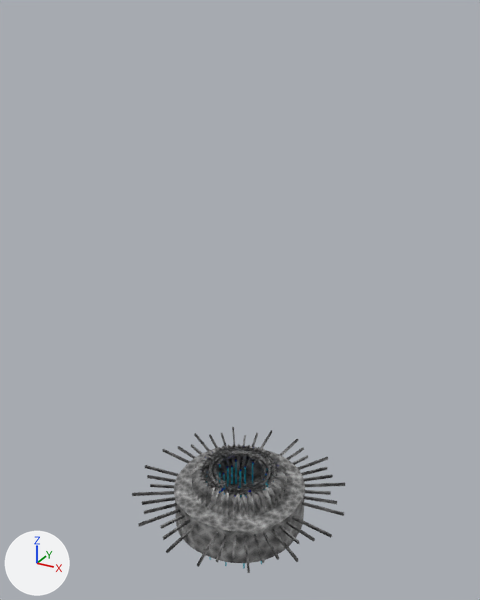
A saved change to the Blender file Assets/MOON TEMPLE.blend.
Rendered twice from a 50 mm camera at (135.7, -246.4, 256.9) aimed at (-1.9, 3.8, 131.9). Every picture has the same lights, and +X, +Y and +Z are marked at lower left.

Objects in the first picture: 'Temple'.
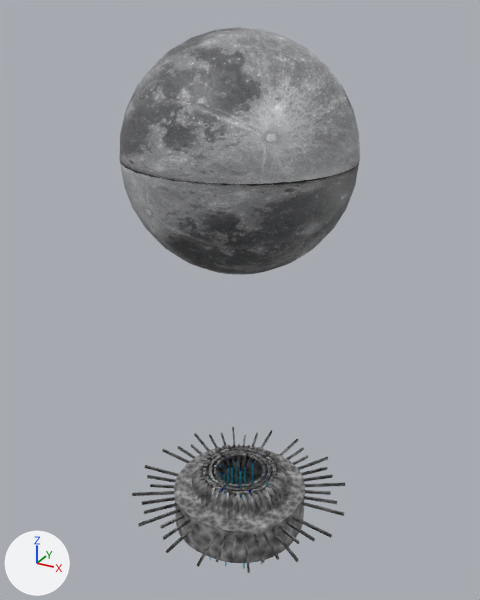
Changed parts and their boxes [x1, y1, x2, y2] in the pictures (480 x 600 px):
'Moon', added
    after: [120, 27, 360, 275]

Patch to the scene script:
```diff
--- a/Assets/MOON TEMPLE.blend.py
+++ b/Assets/MOON TEMPLE.blend.py
@@ img_moon_png @@
+img_moon_png = load_image('moon.png', 'moon/moon.png', 942, 938, 'sRGB')
@@ mat_moon @@
+mat_moon = principled_material('moon')
+mat_moon.texture = img_moon_png
@@ me_sphere @@
+me_sphere.from_pydata(...)  # a UV sphere (32 segments, 16 rings, poles along z) spanning x -50.0..50.0, y -50.0..50.0, z 150.0..250.0
+me_sphere.polygons.foreach_set('use_smooth', [True] * 512)
+me_sphere.materials.append(mat_moon)  # picture img_moon_png
@@ ob_moon @@
+ob_moon = bpy.data.objects.new('Moon', me_sphere)
+ob_moon.location = (0.0, 0.0, 0.0)
```
